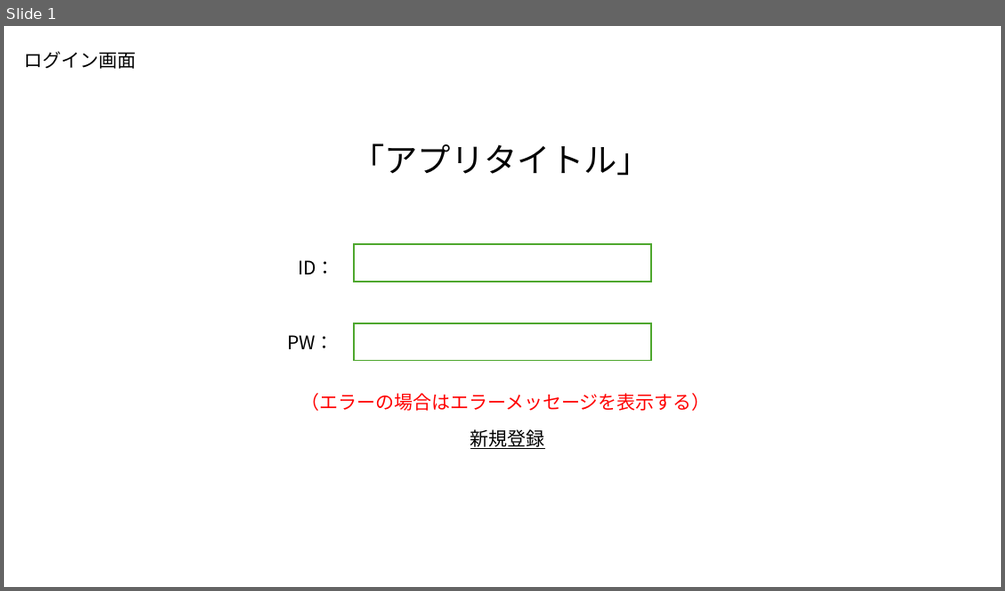
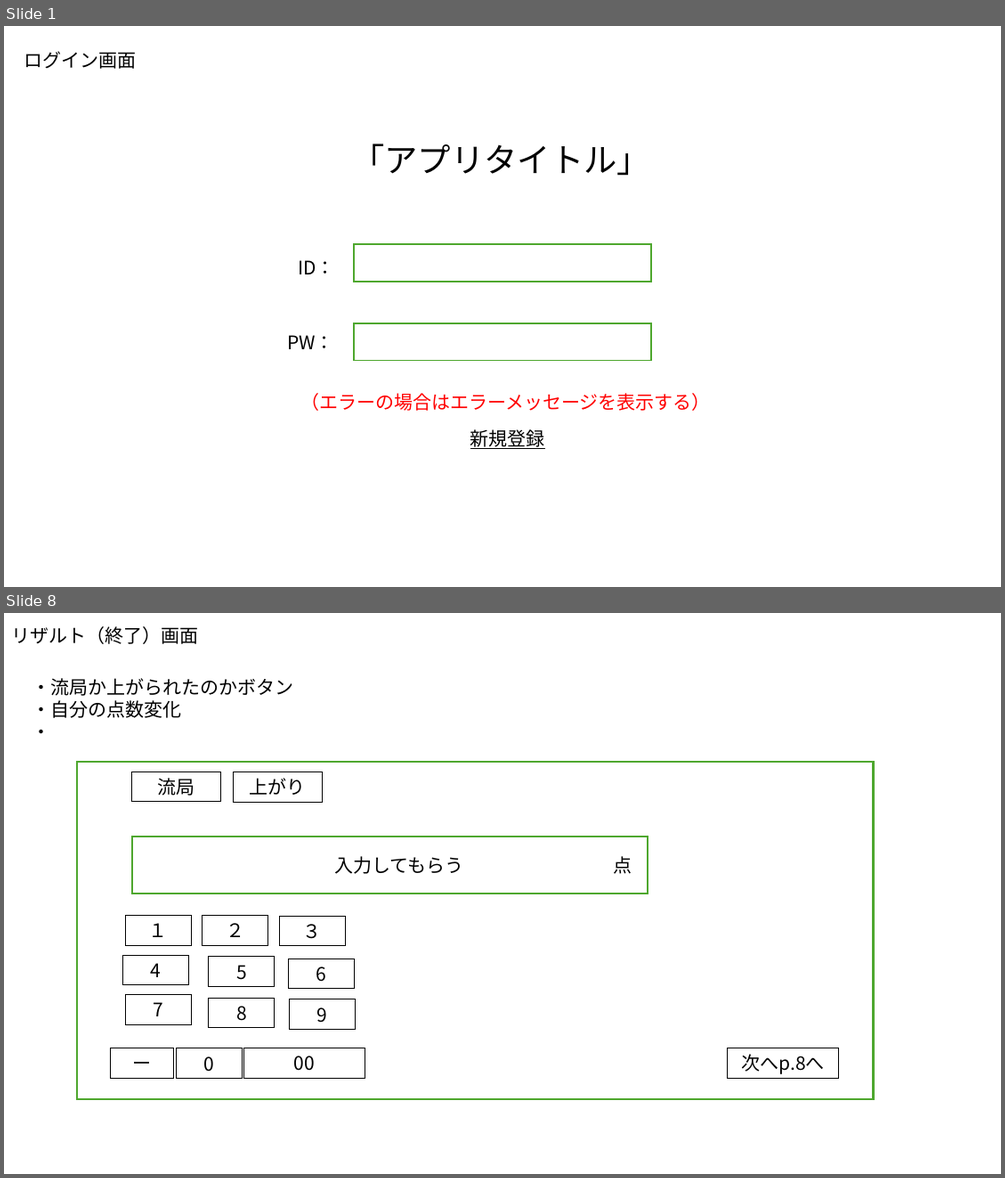
Before and after one commit to plusdojo2024/B5, a slide deck: doc/02_外部設計/外部設計_麻雀アプリ.pptx. Shown one above the other, each under a label of ours: slide 1 before the commit, slides 1 and 8 after it; the slides between them are not shown. The pictures are 1005x591 and 1005x1178 pixels, drawn with LibreOffice and Linux fonts; fonts in the diff are those of the drawing. Boxes give left, top, right and bottom in pixels: in the first picture for what was removed or moved away, otherwise in the second. Text is boxed around its words. In the diff, an @@ line names an element or a change of style, - is before the commit and + after.

```diff
--- a/doc/02_外部設計/外部設計_麻雀アプリ.pptx
+++ b/doc/02_外部設計/外部設計_麻雀アプリ.pptx
@@ slide 8 added at [4,613,1001,1174], background #FFFFFF @@
@@ text added at [11,626,198,644], 18 pt, text #000000 @@
+リザルト（終了）画面
@@ text added at [32,678,294,734], 18 pt, text #000000 @@
+・流局か上がられたのかボタン
+・自分の点数変化
+・
@@ rectangle added at [77,762,873,1099], fill #FFFFFF, outline #4EA72E 2.25 pt @@
@@ rectangle added at [132,771,221,802], outline #000000 0.75 pt, 18 pt, text #000000 @@
+流局
@@ rectangle added at [234,772,323,803], outline #000000 0.75 pt, 18 pt, text #000000 @@
+上がり
@@ rectangle added at [132,836,647,893], fill #FFFFFF, outline #4EA72E 1.5 pt, 18 pt, text #000000 @@
+入力してもらう 点
@@ rectangle added at [125,915,191,945], outline #000000 0.75 pt, 18 pt, text #000000 @@
+１
@@ rectangle added at [202,915,268,945], outline #000000 0.75 pt, 18 pt, text #000000 @@
+２
@@ rectangle added at [279,916,345,946], outline #000000 0.75 pt, 18 pt, text #000000 @@
+３
@@ rectangle added at [123,955,189,985], outline #000000 0.75 pt, 18 pt, text #000000 @@
+4
@@ rectangle added at [209,957,275,986], outline #000000 0.75 pt, 18 pt, text #000000 @@
+5
@@ rectangle added at [288,958,354,989], outline #000000 0.75 pt, 18 pt, text #000000 @@
+6
@@ rectangle added at [125,995,191,1024], outline #000000 0.75 pt, 18 pt, text #000000 @@
+7
@@ rectangle added at [209,997,275,1027], outline #000000 0.75 pt, 18 pt, text #000000 @@
+8
@@ rectangle added at [289,999,355,1030], outline #000000 0.75 pt, 18 pt, text #000000 @@
+9
@@ rectangle added at [110,1048,173,1078], outline #000000 0.75 pt, 18 pt, text #000000 @@
+ー
@@ rectangle added at [177,1048,243,1078], outline #000000 0.75 pt, 18 pt, text #000000 @@
+0
@@ rectangle added at [244,1048,365,1078], outline #000000 0.75 pt, 18 pt, text #000000 @@
+00
@@ rectangle added at [728,1048,839,1078], outline #000000 0.75 pt, 18 pt, text #000000 @@
+次へp.8へ
```
Also in this commit, not shown: 3 slides changed, 16 other slides added.
